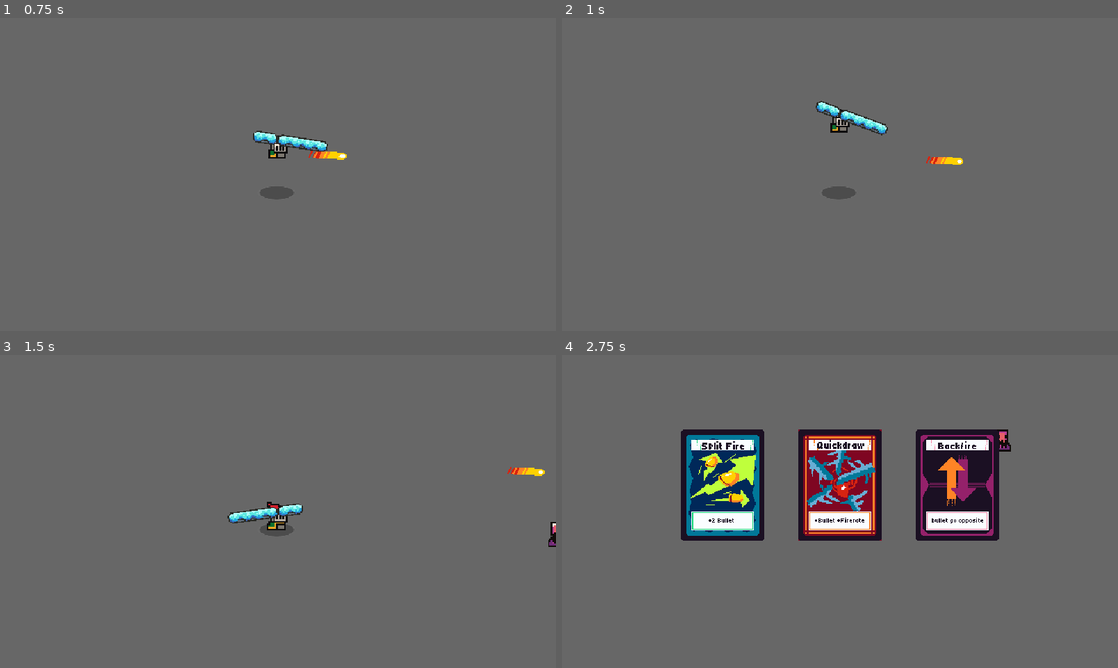
Above: before the commit, frames 1-4 (two rows, left to right).
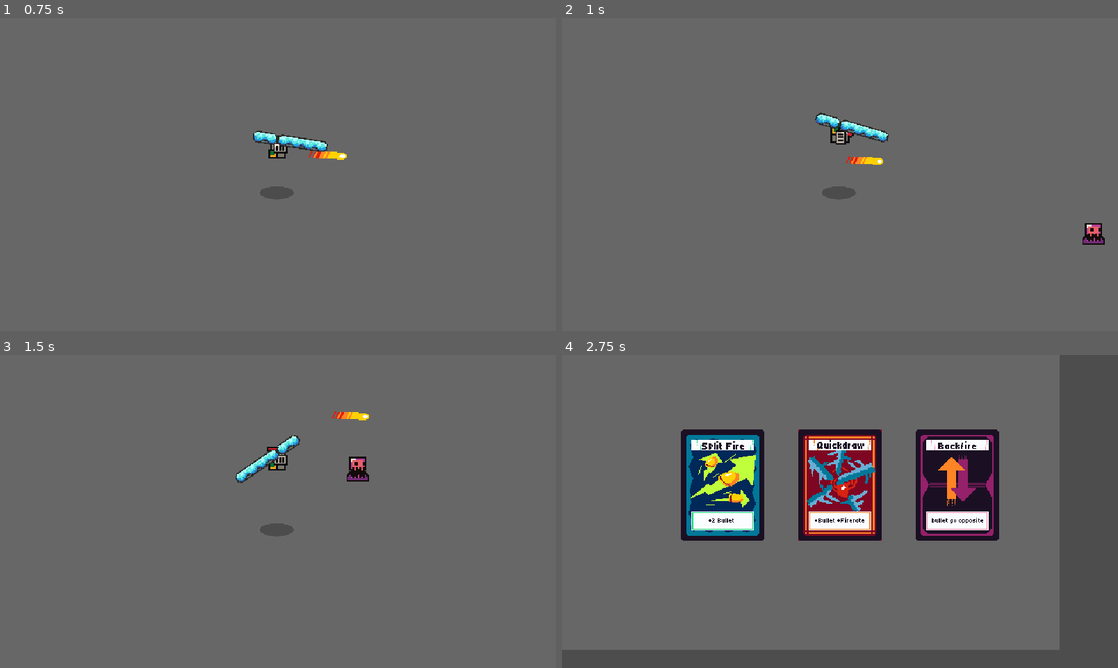
Above: after the commit, the same moments.

Repository: LicoRyte/PSCP--NoIWasTheJudge
Game: Godot game, scene res://Scene/test_scene/guide_test_pc.tscn
The game is run twice, just before and just after one commit, with the same random seed, the same clock (stepped at 60 frames per second) and the same inputs.
Inputs (mouse positions are in pixels of both pictures, inside the frame that each line leads up to):
- Up to frame 1 (0.75 s): move the mouse to (400, 158) at 0.52 s; hold D (Right) from 0.53 s (still down); tap Space (Space) at 0.6 s; click (400, 158) at 0.67 s
- Up to frame 2 (1 s): keep holding D (Right); tap Shift (Dash, bound only after the commit) at 0.8 s
- Up to frame 3 (1.5 s): move the mouse to (166, 527) at 1.27 s; release D (Right) at 1.28 s; hold S (Down) from 1.28 s (still down); tap Shift (Dash, bound only after the commit) at 1.35 s
- Up to frame 4 (2.75 s): tap Space (Space) at 1.55 s; move the mouse to (895, 442) at 2.02 s; release S (Down) at 2.03 s; hold D (Right) from 2.03 s (still down); tap P (DevTest) at 2.1 s; tap Shift (Dash, bound only after the commit) at 2.3 s

Frame 1 is identical in both runs. In frame 2, 1.5% of the frame differs, in the area x 45-98%, y 26-73%; in frame 3, 1.8%; in frame 4, 16%, in the area x 0-100%, y 0-100%.

Commit message:
not_finish_dash
22/10/2568/22:27

Diff:
--- a/Scene/player/Player.tscn
+++ b/Scene/player/Player.tscn
@@ -11,6 +11,7 @@
 [ext_resource type="Script" uid="uid://c1iw6g24hvfx7" path="res://Scripts/player/Player State/stunned.gd" id="7_3pik8"]
 [ext_resource type="Script" uid="uid://31iow1tjnx7a" path="res://Scripts/player/Player State/shoot.gd" id="8_adgam"]
 [ext_resource type="Script" uid="uid://drwmlclw1wapj" path="res://Scripts/player/Player State/punch.gd" id="9_g1hv4"]
+[ext_resource type="Script" uid="uid://b7whr2y1petr7" path="res://Scripts/player/Player State/dash.gd" id="10_fq3oi"]
 [ext_resource type="Script" uid="uid://bmbaooq2l5jbh" path="res://Scripts/player/Player State/unarm.gd" id="10_liw1m"]
 
 [sub_resource type="RectangleShape2D" id="RectangleShape2D_j8lcb"]
@@ -40,6 +41,30 @@
 [sub_resource type="AtlasTexture" id="AtlasTexture_c7h21"]
 atlas = ExtResource("2_jriwm")
 region = Rect2(96, 0, 32, 32)
+
+[sub_resource type="AtlasTexture" id="AtlasTexture_hm8o0"]
+atlas = ExtResource("2_jriwm")
+region = Rect2(32, 160, 32, 32)
+
+[sub_resource type="AtlasTexture" id="AtlasTexture_kbnkk"]
+atlas = ExtResource("2_jriwm")
+region = Rect2(64, 160, 32, 32)
+
+[sub_resource type="AtlasTexture" id="AtlasTexture_3u0m1"]
+atlas = ExtResource("2_jriwm")
+region = Rect2(96, 160, 32, 32)
+
+[sub_resource type="AtlasTexture" id="AtlasTexture_tuydm"]
+atlas = ExtResource("2_jriwm")
+region = Rect2(128, 160, 32, 32)
+
+[sub_resource type="AtlasTexture" id="AtlasTexture_6k38i"]
+atlas = ExtResource("2_jriwm")
+region = Rect2(160, 160, 32, 32)
+
+[sub_resource type="AtlasTexture" id="AtlasTexture_1240t"]
+atlas = ExtResource("2_jriwm")
+region = Rect2(192, 160, 32, 32)
 
 [sub_resource type="AtlasTexture" id="AtlasTexture_xqgwv"]
 atlas = ExtResource("2_jriwm")
@@ -127,6 +152,29 @@
 "loop": true,
 "name": &"Idle",
 "speed": 10.0
+}, {
+"frames": [{
+"duration": 1.0,
+"texture": SubResource("AtlasTexture_hm8o0")
+}, {
+"duration": 1.0,
+"texture": SubResource("AtlasTexture_kbnkk")
+}, {
+"duration": 1.0,
+"texture": SubResource("AtlasTexture_3u0m1")
+}, {
+"duration": 1.0,
+"texture": SubResource("AtlasTexture_tuydm")
+}, {
+"duration": 1.0,
+"texture": SubResource("AtlasTexture_6k38i")
+}, {
+"duration": 1.0,
+"texture": SubResource("AtlasTexture_1240t")
+}],
+"loop": false,
+"name": &"dash",
+"speed": 15.0
 }, {
 "frames": [{
 "duration": 1.0,
@@ -212,8 +260,10 @@
 position = Vector2(0, 1)
 scale = Vector2(1.8125, 1.8125)
 sprite_frames = SubResource("SpriteFrames_j8lcb")
-animation = &"jump"
+animation = &"dash"
 autoplay = "Idle"
+frame = 5
+frame_progress = 1.0
 
 [node name="gun" parent="AnimatedSprite2D" instance=ExtResource("2_7dww1")]
 
@@ -221,40 +271,53 @@
 script = ExtResource("2_3eeal")
 starting_state = NodePath("Idle")
 
-[node name="Idle" type="Node" parent="StateMachine_MM" node_paths=PackedStringArray("run_state", "jump_state", "killed_state", "stunned_state")]
+[node name="Idle" type="Node" parent="StateMachine_MM" node_paths=PackedStringArray("run_state", "jump_state", "killed_state", "stunned_state", "dash_state")]
 script = ExtResource("3_mud5u")
 run_state = NodePath("../Run")
 jump_state = NodePath("../Jump")
 killed_state = NodePath("../Killed")
 stunned_state = NodePath("../Stunned")
-
-[node name="Run" type="Node" parent="StateMachine_MM" node_paths=PackedStringArray("idle_state", "jump_state", "killed_state", "stunned_state")]
+dash_state = NodePath("../Dash")
+
+[node name="Run" type="Node" parent="StateMachine_MM" node_paths=PackedStringArray("idle_state", "jump_state", "killed_state", "stunned_state", "dash_state")]
 script = ExtResource("3_jvxg0")
 idle_state = NodePath("../Idle")
 jump_state = NodePath("../Jump")
 killed_state = NodePath("../Killed")
 stunned_state = NodePath("../Stunned")
-
-[node name="Jump" type="Node" parent="StateMachine_MM" node_paths=PackedStringArray("idle_state", "run_state", "killed_state", "stunned_state")]
+dash_state = NodePath("../Dash")
+
+[node name="Jump" type="Node" parent="StateMachine_MM" node_paths=PackedStringArray("idle_state", "run_state", "killed_state", "stunned_state", "dash_state")]
 script = ExtResource("5_fvocf")
 idle_state = NodePath("../Idle")
 run_state = NodePath("../Run")
 killed_state = NodePath("../Killed")
 stunned_state = NodePath("../Stunned")
-
-[node name="Killed" type="Node" parent="StateMachine_MM" node_paths=PackedStringArray("idle_state", "run_state", "jump_state", "stunned_state")]
+dash_state = NodePath("../Dash")
+
+[node name="Killed" type="Node" parent="StateMachine_MM" node_paths=PackedStringArray("idle_state", "run_state", "jump_state", "stunned_state", "dash_state")]
 script = ExtResource("6_pmp2f")
 idle_state = NodePath("../Idle")
 run_state = NodePath("../Run")
 jump_state = NodePath("../Jump")
 stunned_state = NodePath("../Stunned")
-
-[node name="Stunned" type="Node" parent="StateMachine_MM" node_paths=PackedStringArray("idle_state", "run_state", "jump_state", "killed_state")]
+dash_state = NodePath("../Dash")
+
+[node name="Stunned" type="Node" parent="StateMachine_MM" node_paths=PackedStringArray("idle_state", "run_state", "jump_state", "killed_state", "dash_state")]
 script = ExtResource("7_3pik8")
 idle_state = NodePath("../Idle")
 run_state = NodePath("../Run")
 jump_state = NodePath("../Jump")
 killed_state = NodePath("../Killed")
+dash_state = NodePath("../Dash")
+
+[node name="Dash" type="Node" parent="StateMachine_MM" node_paths=PackedStringArray("idle_state", "run_state", "jump_state", "killed_state", "stunned")]
+script = ExtResource("10_fq3oi")
+idle_state = NodePath("../Idle")
+run_state = NodePath("../Run")
+jump_state = NodePath("../Jump")
+killed_state = NodePath("../Killed")
+stunned = NodePath("../Stunned")
 
 [node name="StateMachine_AT" type="Node" parent="." node_paths=PackedStringArray("starting_state")]
 script = ExtResource("2_3eeal")
--- /dev/null
+++ b/Scripts/player/Player State/dash.gd
@@ -0,0 +1,55 @@
+extends State
+
+@export var idle_state : State
+@export var run_state: State
+@export var jump_state: State
+@export var killed_state: State
+@export var stunned: State
+
+var dash_direction: Vector2 = Vector2.ZERO
+var dash_time_left: float = 0.0
+var acceleration = 60
+
+func enter():
+	print("before_input_direction", player.last_input_direction)
+	player._dash_cd_left = player.dash_cooldown
+	player.can_dash = false
+
+	var input_dir = Vector2(
+		Input.get_action_strength("Right") - Input.get_action_strength("Left"),
+		Input.get_action_strength("Down") - Input.get_action_strength("Up")
+	).normalized()
+
+	if input_dir:
+		dash_direction = input_dir
+	else:
+		dash_direction = player.last_input_direction
+		print(player.last_input_direction)
+
+	dash_time_left = player.dash_cooldown
+
+	player.animated_sprite_2d.play("dash")
+
+func exit():
+	pass
+func process_physics(delta: float) -> State:
+	player.velocity = dash_direction * player.dash_speed
+	player.move_and_slide()
+
+	dash_time_left -= delta
+	if dash_time_left <= 0.0:
+		if jump_state.is_jumping:
+			return jump_state
+		var input_direction = Vector2(
+		Input.get_action_strength("Right") - Input.get_action_strength("Left"),
+		Input.get_action_strength("Down") - Input.get_action_strength("Up")
+	).normalized()
+		player.velocity = lerp(player.velocity, input_direction * player.current_move_speed, delta * acceleration)
+		player.move_and_slide()
+		if input_direction:
+			return run_state
+		else:
+			return idle_state
+	return null
+func process_input(_event: InputEvent) -> State:
+	return null
--- a/Scripts/player/Player State/idle.gd
+++ b/Scripts/player/Player State/idle.gd
@@ -4,8 +4,10 @@
 @export var jump_state: State
 @export var killed_state: State
 @export var stunned_state: State
+@export var dash_state: State
 
 func enter():
+	print("Hello")
 	player.animated_sprite_2d.play("Idle")
 func exit():
 	pass
@@ -13,17 +15,27 @@
 	return null
 
 func process_input(event: InputEvent) -> State:
+
+	"""ตัวแปร ตรวจสอบว่า player ขยับไหม"""
 	var input_direction = Vector2(
 		Input.get_action_strength("Right") - Input.get_action_strength("Left"),
-		Input.get_action_strength("Up") - Input.get_action_strength("Down")
+		Input.get_action_strength("Down") - Input.get_action_strength("Up")
 	)
 
+	"""กระโดด"""
 	if Input.is_action_just_pressed("Space"):
 		return jump_state
+
+	"""dash"""
+	if Input.is_action_just_pressed("Dash") and player.can_dash:
+		return dash_state
+
+	"""run"""
+	if input_direction:
+		return run_state
+
+	"""die"""
 	if player.is_died:
 		return killed_state
-	if input_direction:
-		return run_state
-	if Input.is_action_just_pressed("Space"):
-		return run_state
+
 	return null
--- a/Scripts/player/Player State/jump.gd
+++ b/Scripts/player/Player State/jump.gd
@@ -1,10 +1,10 @@
 extends State
-
 
 @export var idle_state : State
 @export var run_state: State
 @export var killed_state: State
 @export var stunned_state: State
+@export var dash_state: State
 
 var acceleration = 60
 var move_speed = 200.0
@@ -49,10 +49,15 @@
 	player.velocity = lerp(player.velocity, input_direction * player.current_move_speed, delta * acceleration)
 	player.move_and_slide()
 	apply_jump_physics(delta)
-	if height_of_jump == 0.0 and input_direction:
+	if not height_of_jump and input_direction:
 		return run_state
-	if height_of_jump == 0.0 and not input_direction:
+	if not height_of_jump and not input_direction:
 		return idle_state
+
+	"""dash"""
+	if Input.is_action_just_pressed("Dash") and player.can_dash:
+		return dash_state
+
 	if player.is_died:
 		return killed_state
 	return null
--- a/Scripts/player/Player State/killed.gd
+++ b/Scripts/player/Player State/killed.gd
@@ -1,11 +1,10 @@
 extends State
-
 
 @export var idle_state : State
 @export var run_state: State
 @export var jump_state: State
 @export var stunned_state: State
-
+@export var dash_state: State
 
 func enter():
 	pass
--- a/Scripts/player/Player State/run.gd
+++ b/Scripts/player/Player State/run.gd
@@ -4,9 +4,11 @@
 @export var jump_state: State
 @export var killed_state: State
 @export var stunned_state: State
+@export var dash_state: State
 
 var move_speed = 200
 var acceleration = 60
+var temp := Vector2.ZERO
 
 func enter():
 	player.animated_sprite_2d.play("run")
@@ -14,6 +16,8 @@
 	pass
 
 func process_physics(delta: float) -> State:
+
+	"""การขยับของ player"""
 	var input_direction = Vector2(
 		Input.get_action_strength("Right") - Input.get_action_strength("Left"),
 		Input.get_action_strength("Down") - Input.get_action_strength("Up")
@@ -21,17 +25,33 @@
 	player.velocity = lerp(player.velocity, input_direction * player.current_move_speed, delta * acceleration)
 	player.move_and_slide()
 
+	"""ตัวแปรการ dash"""
+	if not input_direction:
+		player.last_input_direction = temp
+		print("last_input_direction", player.last_input_direction)
+	temp = input_direction
 	"""หันซ้ายขวาของ sprite ผู้เล่น"""
 	if input_direction.x > 0:
 		player.animated_sprite_2d.flip_h = false
 	elif input_direction.x < 0:
 		player.animated_sprite_2d.flip_h = true
+
+	"""กระโดด"""
 	if Input.is_action_just_pressed("Space"):
 		return jump_state
+
+	"""หยุด"""
 	if not player.velocity:
 		return idle_state
+
+	"""dash"""
+	if Input.is_action_just_pressed("Dash") and player.can_dash:
+		return dash_state
+
+	"""die"""
 	if player.is_died:
 		return killed_state
+
 	return null
-func process_input(event: InputEvent) -> State:
+func process_input(_event: InputEvent) -> State:
 	return null
--- a/Scripts/player/Player State/stunned.gd
+++ b/Scripts/player/Player State/stunned.gd
@@ -4,7 +4,7 @@
 @export var run_state: State
 @export var jump_state: State
 @export var killed_state: State
-
+@export var dash_state: State
 
 func enter():
 	pass
--- a/Scripts/player/player.gd
+++ b/Scripts/player/player.gd
@@ -7,16 +7,23 @@
 @onready var card_container: Node = $CardContainer
 @onready var player_cam: Camera2D = $Camera2D
 
+"""dash component"""
+@export var dash_speed: float = 750.0
+@export var dash_duration: float = 0.18
+@export var dash_cooldown: float = 0.35
 
-var gun : Gun
-
-var anims : AnimatedSprite2D
-
-
+"""player component"""
 @export var max_stamina: float = 100.0
 @export var move_speed: float = 200
+
+var last_input_direction := Vector2(0,0)
+var is_dashing: bool = false
+var can_dash: bool = true
+var _dash_cd_left: float = 0.0
 var current_stamina: float
 var current_move_speed: float
+var gun : Gun
+var anims : AnimatedSprite2D
 
 func _ready() -> void:
 	super._ready()
@@ -34,6 +41,15 @@
 	#print_debug(GameEvents.current_mod)
 	super._process(delta)
 	current_move_speed = move_speed * current_speed_multiplier
+
+	"""นับเวลา dash cooldown"""
+	if not can_dash:
+		_dash_cd_left -= delta
+		if _dash_cd_left <= 0.0:
+			_dash_cd_left = 0.0
+			can_dash = true
+
+
 func _physics_process(delta: float) -> void:
 	state_machine_mm.process_physics(delta)
 	state_machine_at.process_physics(delta)
@@ -55,7 +71,6 @@
 func change_stamina(amount: float):
 	current_stamina += amount
 	current_stamina = clamp(current_stamina, 0, max_stamina)
-
 
 
 """Signal-Based Function"""
--- a/project.godot
+++ b/project.godot
@@ -85,6 +85,11 @@
 "events": [Object(InputEventKey,"resource_local_to_scene":false,"resource_name":"","device":-1,"window_id":0,"alt_press …(192 unchanged characters)…
 ]
 }
+Dash={
+"deadzone": 0.2,
+"events": [Object(InputEventKey,"resource_local_to_scene":false,"resource_name":"","device":-1,"window_id":0,"alt_pressed":false,"shift_pressed":false,"ctrl_pressed":false,"meta_pressed":false,"pressed":false,"keycode":0,"physical_keycode":4194325,"key_label":0,"unicode":0,"location":0,"echo":false,"script":null)
+]
+}
 
 [rendering]
 
Not shown: 1 places in Scene/player/Player.tscn that only renumber resources
Not shown, added: Scripts/player/Player State/dash.gd.uid
